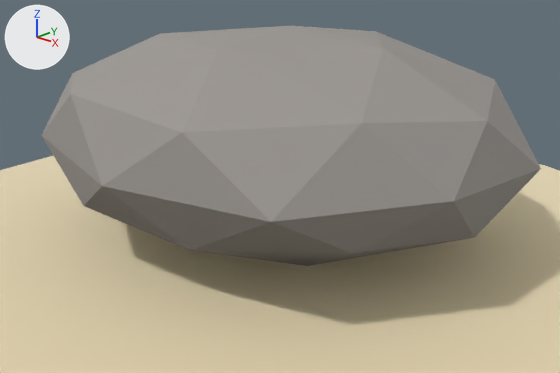
The Blender file tools/mcp/blender-mcp/15-Recursos/veta_hierro_lowpoly_media.blend: old version first, new version second.
Camera for both pictures: the file's camera 'CAM_VetaHierro'. Arrows for +X, +Y and +Z are at upper left; the lights stay in place. The older version comes first.

Objects in the first picture: 'Base_Arena', 'SM_Veta_M_Roca_Hierro'.
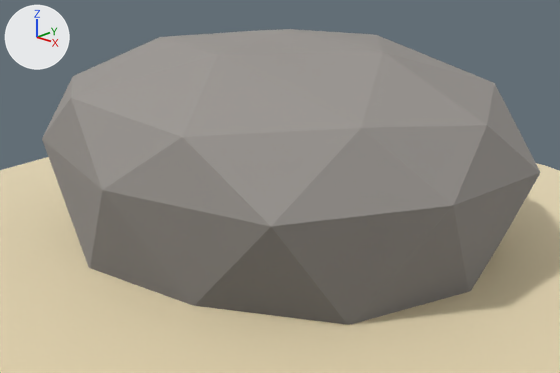
Edits to the scene script, one JSON object a line:
```json
{"block": "me_sm_veta_m_roca_hierro", "where": "me_sm_veta_m_roca_hierro.from_pydata(...)  # 42 vertices, 80 faces; spans x -1.22..1.25, y -1.11..1.12, z 0.05..1.12"}
{"block": "me_sm_veta_m_roca_hierro", "where": "# used by ob_sm_veta_m_roca_hierro; location = (0.0, 0.0, 0.017)"}
{"block": "me_sm_veta_m_roca_hierro", "change": "me_sm_veta_m_roca_hierro part 1: all 15 vertices in x -1.19..1.12, y -0.98..1.02, z 0.11..0.36 are scaled about their middle by (1, 1, 0), then moved by (0.0, 0.0, -0.19)"}
{"op": "set", "path": "ob_sm_veta_m_roca_hierro.location", "old": "(0.0, 0.0, 0.017)", "new": "(0.0, 0.0, 0.0)"}
```

Where the change shows, as pixel boxes (x1, y1, x2, y2) in the pictures (560 x 373 px; the box of a moved part takes in the faces that stretch with it):
```json
{"object": "SM_Veta_M_Roca_Hierro", "change": "reshaped, moved", "before": [42, 26, 541, 266], "after": [42, 29, 541, 325], "on screen": "23% taller"}
{"part": 1, "of": "me_sm_veta_m_roca_hierro", "change": "moved or reshaped", "before": [42, 136, 540, 266], "after": [42, 139, 540, 325]}
```
